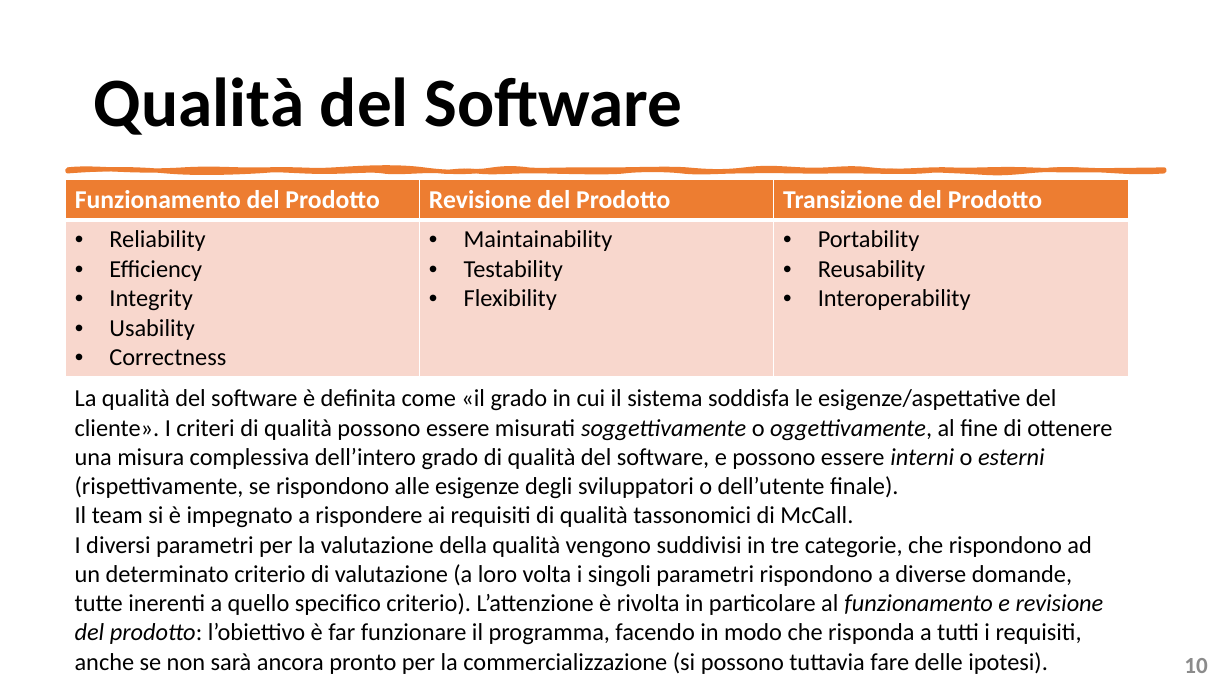
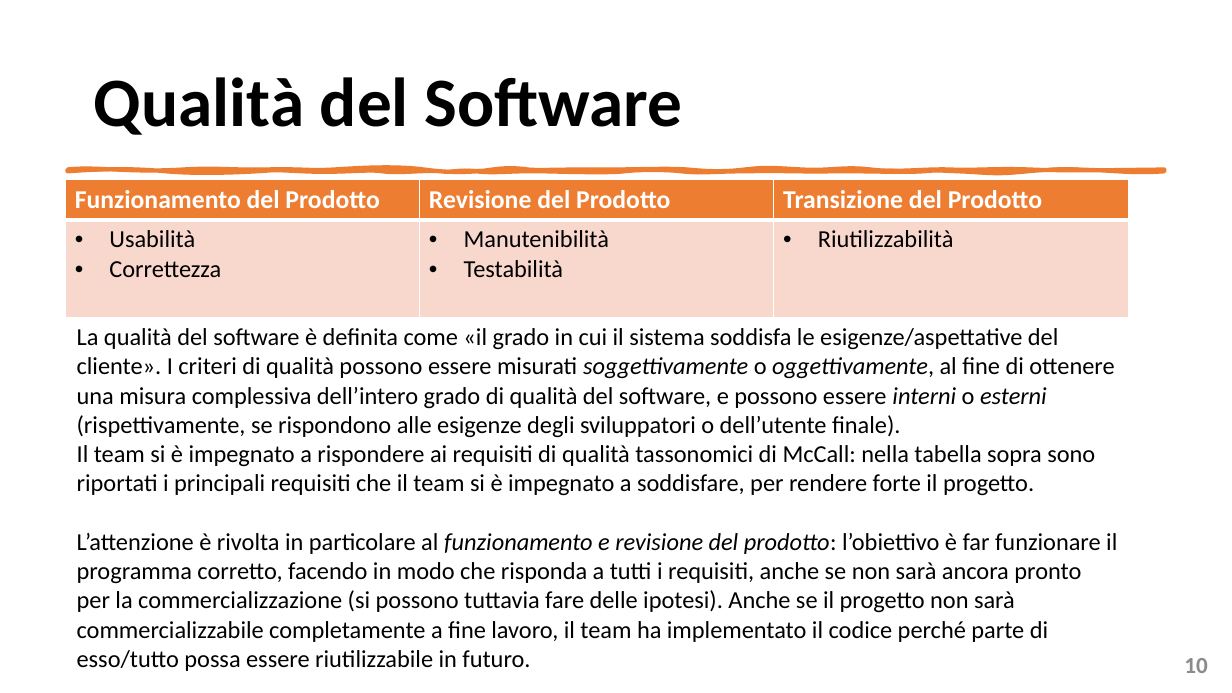
Before and after one commit to mangilimatteo/Progetto_Ingegneria_Software_Cattaneo_Mangili_Saini, a slide deck: slide 10 of Presentazione/Presentazione_Progetto.pptx. Drawn at 1232x693 pixels with LibreOffice and Linux fonts; fonts in the diff are those of the drawing. Boxes give left, top, right and bottom in pixels: in the first picture for what was removed or moved away, otherwise in the second. Text is boxed around its words. In the diff, an @@ line names an element or a change of style, - is before the commit and + after.

Commit message:
Update Presentazione Progetto

```diff
--- a/Presentazione/Presentazione_Progetto.pptx
+++ b/Presentazione/Presentazione_Progetto.pptx
@@ table at [66,179,1128,317] @@
-row 2: Reliability / Efficiency / Integrity / Usability / Correctness | Maintainability / Testability / Flexibility | Portability / Reusability / Interoperability
+row 2: Usabilità / Correttezza | Manutenibilità / Testabilità | Riutilizzabilità
@@ text "La qualità del software è ...": place and size @@
-text "La qualità del software è ..." at [75,389,1112,674]
+text "La qualità del software è ..." at [77,328,1117,671]
@@ text at [77,445,1117,671]: text changed @@
-Il team si è impegnato a rispondere ai requisiti di qualità tassonomici di McCall.
-I diversi parametri per la valutazione della qualità vengono suddivisi in tre categorie, che rispondono ad un determinato criterio di valutazione (a loro volta i singoli parametri rispondono a diverse domande, tutte inerenti a quello specifico criterio). L’attenzione è rivolta in particolare al funzionamento e revisione del prodotto: l’obiettivo è far funzionare il programma, facendo in modo che risponda a tutti i requisiti, anche se non sarà ancora pronto per la commercializzazione (si possono tuttavia fare delle ipotesi).
+Il team si è impegnato a rispondere ai requisiti di qualità tassonomici di McCall: nella tabella sopra sono riportati i principali requisiti che il team si è impegnato a soddisfare, per rendere forte il progetto.
+L’attenzione è rivolta in particolare al funzionamento e revisione del prodotto: l’obiettivo è far funzionare il programma corretto, facendo in modo che risponda a tutti i requisiti, anche se non sarà ancora pronto per la commercializzazione (si possono tuttavia fare delle ipotesi). Anche se il progetto non sarà commercializzabile completamente a fine lavoro, il team ha implementato il codice perché parte di esso/tutto possa essere riutilizzabile in futuro.
```
Also in this commit, not shown: 3 other slides changed.
